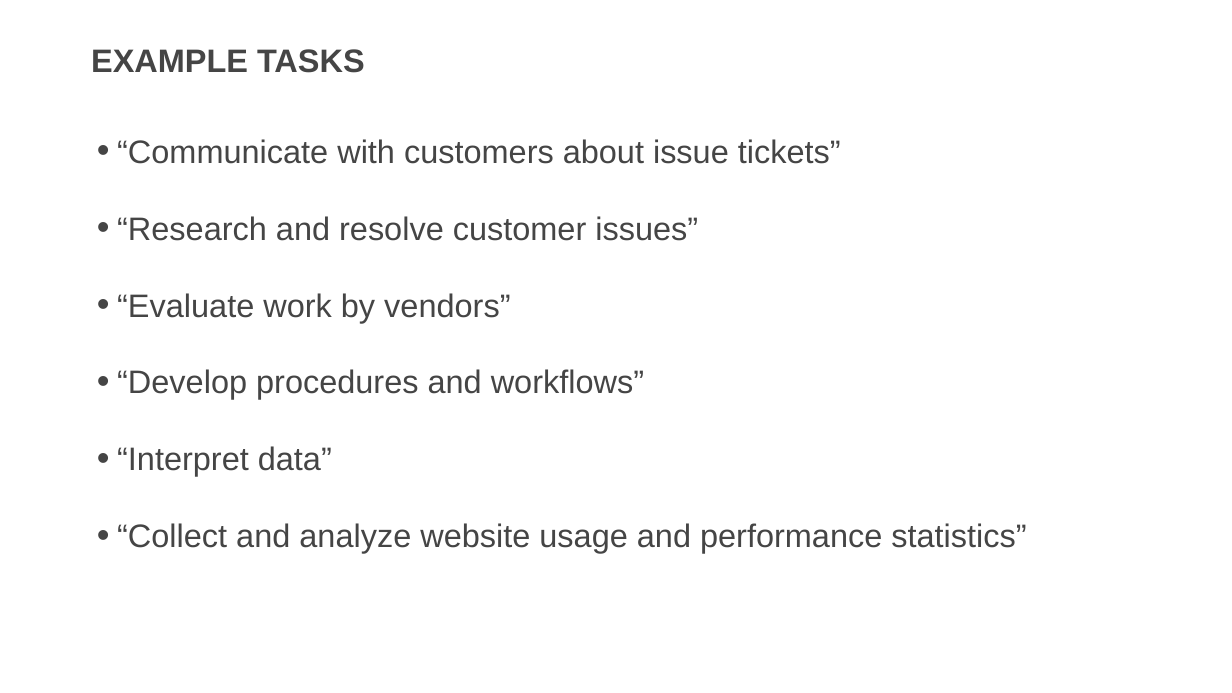
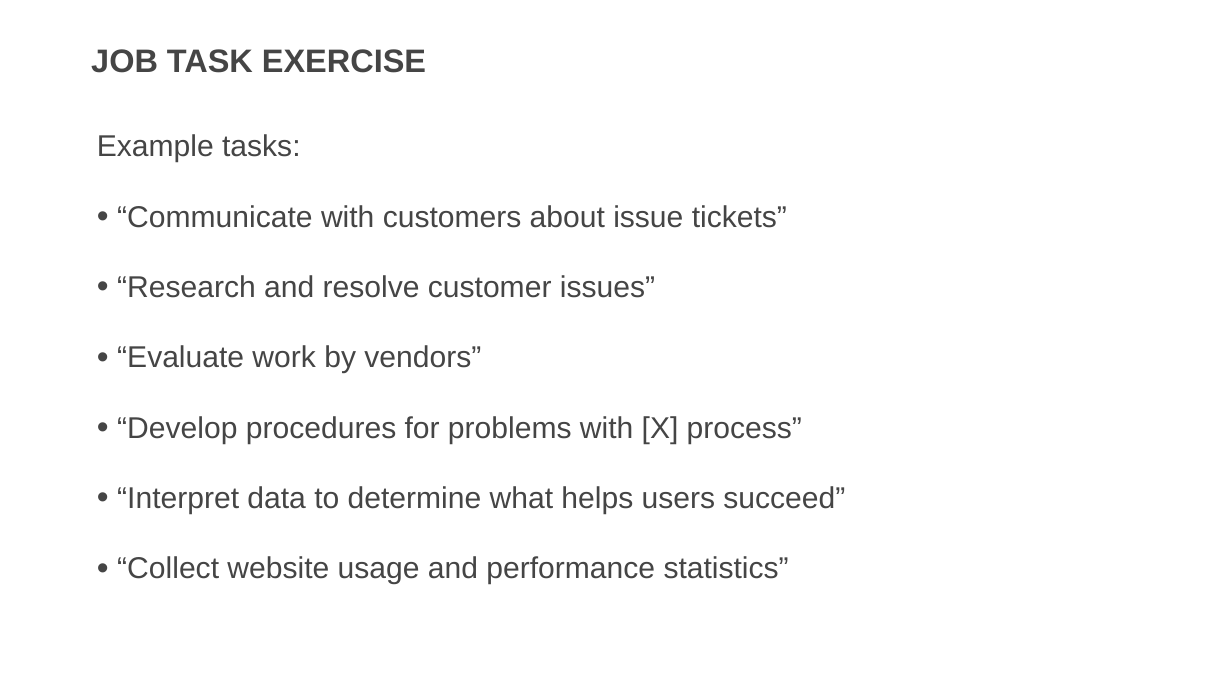
Before and after one commit to usds/SME-QA-Website, a slide deck: slide 15 of toolkit/job-analysis/job-analysis-presentation.pptx (slide 11 before the commit). Drawn at 1232x693 pixels with LibreOffice and Linux fonts; fonts in the diff are those of the drawing. Boxes give left, top, right and bottom in pixels: in the first picture for what was removed or moved away, otherwise in the second. Text is boxed around its words. In the diff, an @@ line names an element or a change of style, - is before the commit and + after.

```diff
--- a/toolkit/job-analysis/job-analysis-presentation.pptx
+++ b/toolkit/job-analysis/job-analysis-presentation.pptx
@@ title at (91, 49, 426, 73): text changed @@
-EXAMPLE TASKS
+JOB TASK EXERCISE
@@ text at (97, 134, 300, 163): paragraph added @@
+Example tasks:
@@ text at (117, 205, 787, 374): size 36 to 33.3 pt in "“Communicate with customers about issue tickets”", "“Research and resolve customer issues”", "“Evaluate work by vendors”"; line spacing 1 to 0.9 @@
@@ text at (117, 416, 845, 585): text changed; size 36 to 33.3 pt @@
-• “Develop procedures and workflows”
-• “Interpret data”
-• “Collect and analyze website usage and performance statistics”
+• “Develop procedures for problems with [X] process”
+• “Interpret data to determine what helps users succeed”
+• “Collect website usage and performance statistics”
```
Also in this commit, not shown: 29 other slides changed, 11 slides added, 1 slide removed, 1 other file.
